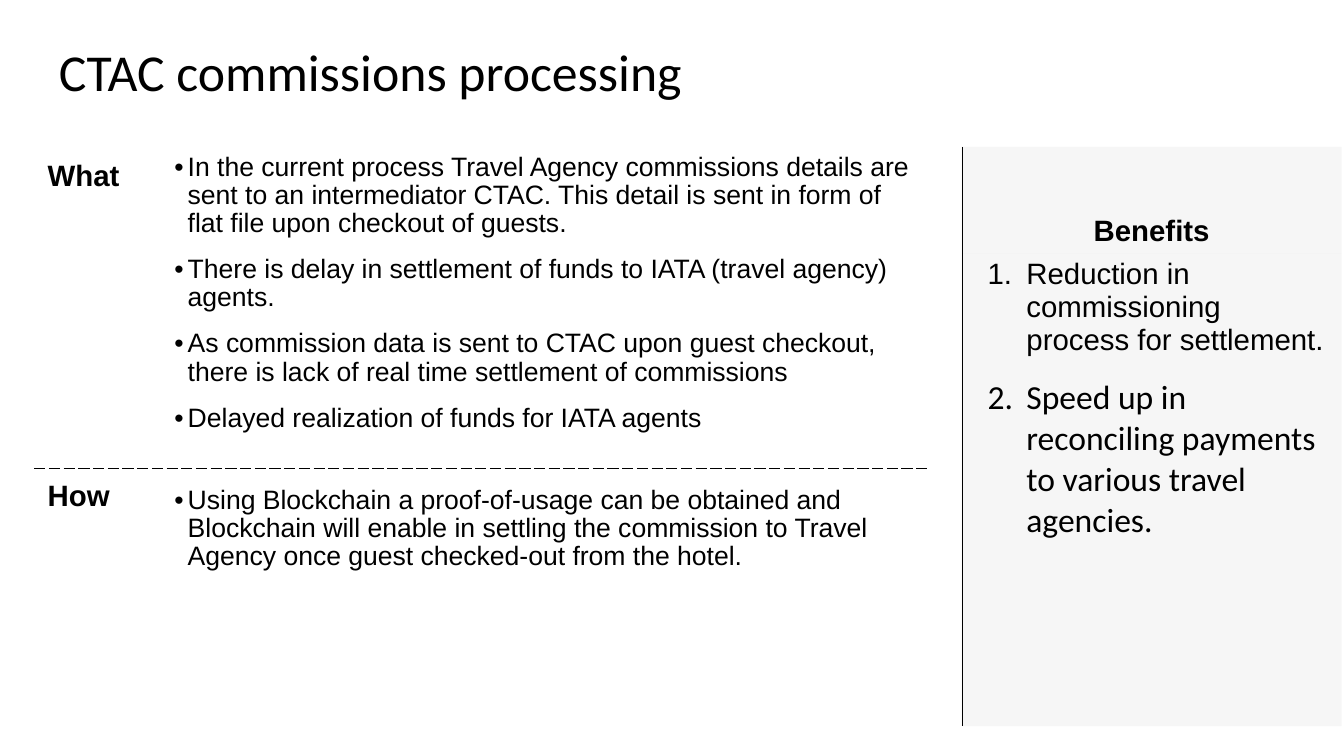
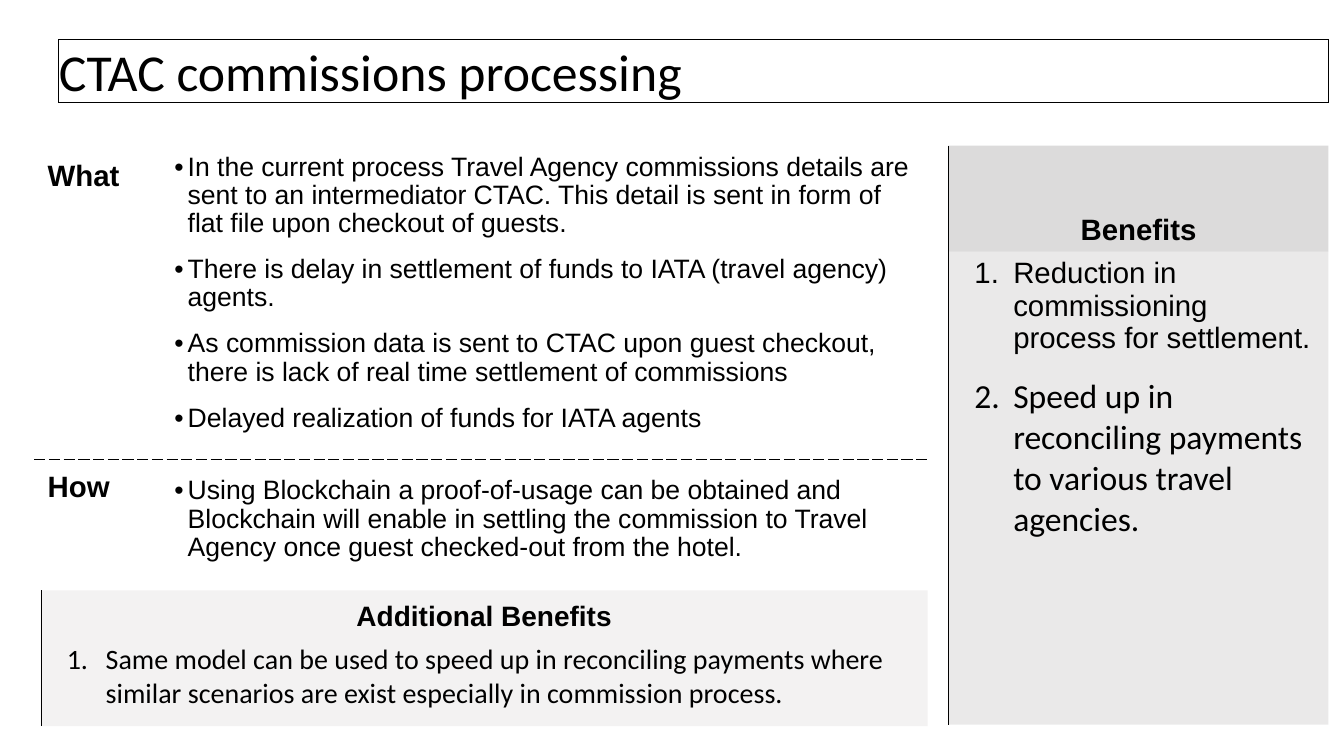
Before and after one commit to DonJays/Jay-BlockChain, a slide deck: slide 2 of BlockChain_CTAC_Commisioning_v1.0.ppt. Drawn at 1344x756 pixels with LibreOffice and Linux fonts; fonts in the diff are those of the drawing. Boxes give left, top, right and bottom in pixels: in the first picture for what was removed or moved away, otherwise in the second. Text is boxed around its words. In the diff, an @@ line names an element or a change of style, - is before the commit and + after.

```diff
--- a/BlockChain_CTAC_Commisioning_v1.0.ppt
+++ b/BlockChain_CTAC_Commisioning_v1.0.ppt
@@ rectangle "CTAC commissions processing": place and size @@
-rectangle "CTAC commissions processing" at <box>59,55,681,100</box>
+rectangle "CTAC commissions processing" at <box>58,40,1328,103</box>
@@ rectangle "CTAC commissions processing" at <box>58,40,1328,103</box>: outline none to #000000 0.74 pt @@
@@ table: place and size @@
-table at <box>34,148,928,725</box>
+table at <box>34,148,928,653</box>
@@ table at <box>948,145,1328,723</box> @@
@@ fill #DDDDDD at 25% opacity to #767171 at 25% opacity in row 1, column 1 @@
@@ fill #DDDDDD at 25% opacity to #AFABAB at 25% opacity in row 2, column 1 @@
@@ table: place and size @@
-table at <box>961,147,1341,725</box>
+table at <box>948,145,1328,723</box>
@@ table added at <box>41,590,928,726</box>, 2 rows, 1 columns @@
+Additional Benefits
+Same model can be used to speed up in reconciling payments where similar scenarios are exist especially in commission process.
```
Also in this commit, not shown: 3 other slides changed, 1 slide added, 1 slide removed.
